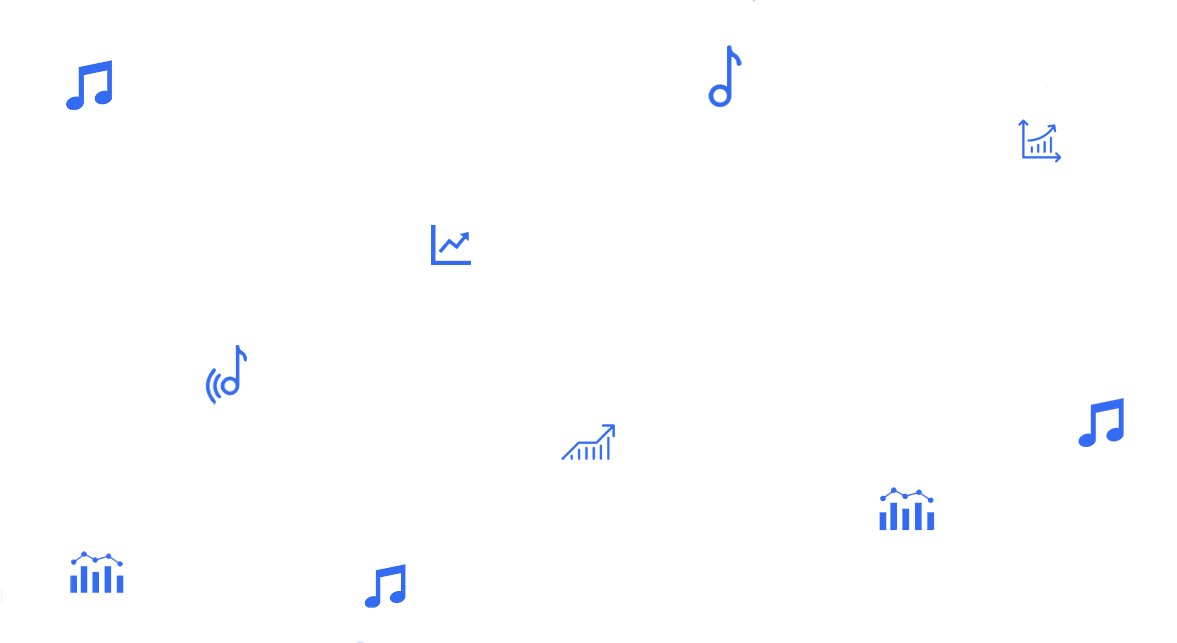
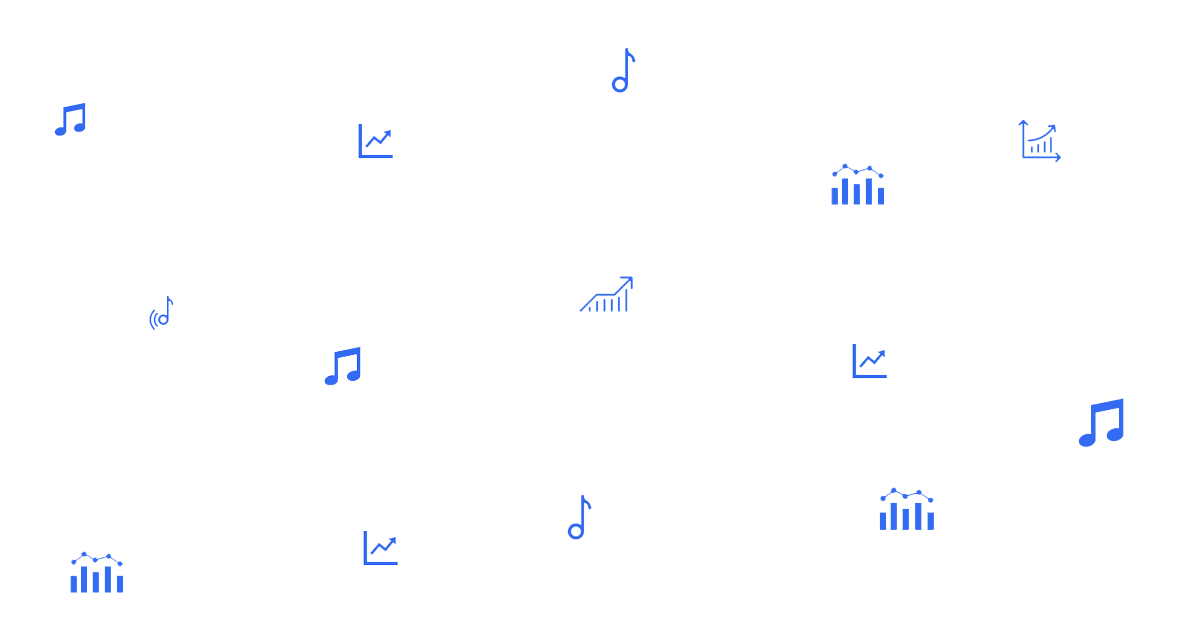
Layers edited between the first and the second 1177 x 643 image:
removed layer "blue" over (x1=0, y1=0, x2=1124, y2=643)
removed layer "Background" over (x1=0, y1=0, x2=1124, y2=643)
added layer "Layer 2" above "Layer 0" over (x1=363, y1=531, x2=398, y2=566)
added layer "Layer 0" above "Layer 1" over (x1=54, y1=0, x2=1124, y2=643)
